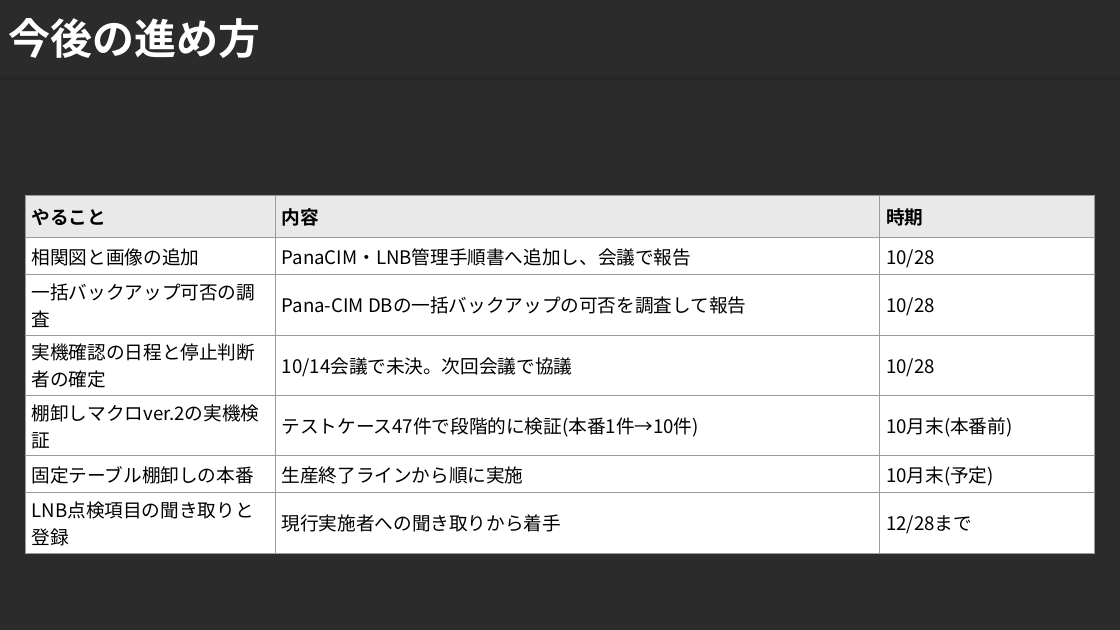
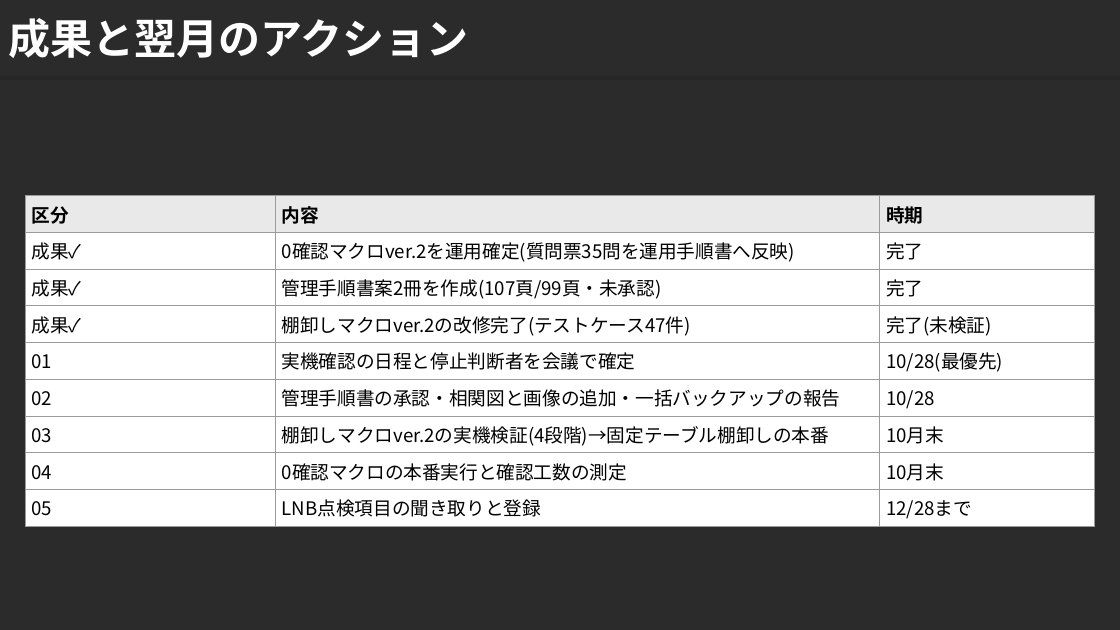
Before and after one commit to nk-shino/work_vault, a slide deck: slide 6 of workvault-sync/10_業務全般/業務報告/10月業務報告(篠原).pptx. Drawn at 1120x630 pixels with LibreOffice and Linux fonts; fonts in the diff are those of the drawing; background and template pictures are left out; a plain dark background stands for a picture behind light text. Boxes give left, top, right and bottom in pixels: in the first picture for what was removed or moved away, otherwise in the second. Text is boxed around its words. In the diff, an @@ line names an element or a change of style, - is before the commit and + after.

```diff
--- a/workvault-sync/10_業務全般/業務報告/10月業務報告(篠原).pptx
+++ b/workvault-sync/10_業務全般/業務報告/10月業務報告(篠原).pptx
@@ title at [8,18,468,58]: text changed @@
-今後の進め方
+成果と翌月のアクション
@@ table at [25,196,1096,527] @@
-row 1: やること | 内容 | 時期
-row 2: 相関図と画像の追加 | PanaCIM・LNB管理手順書へ追加し、会議で報告 | 10/28
-row 3: 一括バックアップ可否の調査 | Pana-CIM DBの一括バックアップの可否を調査して報告 | 10/28
-row 4: 実機確認の日程と停止判断者の確定 | 10/14会議で未決。次回会議で協議 | 10/28
-row 5: 棚卸しマクロver.2の実機検証 | テストケース47件で段階的に検証(本番1件→10件) | 10月末(本番前)
-row 6: 固定テーブル棚卸しの本番 | 生産終了ラインから順に実施 | 10月末(予定)
-row 7: LNB点検項目の聞き取りと登録 | 現行実施者への聞き取りから着手 | 12/28まで
+row 1: 区分 | 内容 | 時期
+row 2: 成果✓ | 0確認マクロver.2を運用確定(質問票35問を運用手順書へ反映) | 完了
+row 3: 成果✓ | 管理手順書案2冊を作成(107頁/99頁・未承認) | 完了
+row 4: 成果✓ | 棚卸しマクロver.2の改修完了(テストケース47件) | 完了(未検証)
+row 5: 01 | 実機確認の日程と停止判断者を会議で確定 | 10/28(最優先)
+row 6: 02 | 管理手順書の承認・相関図と画像の追加・一括バックアップの報告 | 10/28
+row 7: 03 | 棚卸しマクロver.2の実機検証(4段階)→固定テーブル棚卸しの本番 | 10月末
+row 8: 04 | 0確認マクロの本番実行と確認工数の測定 | 10月末
+row 9: 05 | LNB点検項目の聞き取りと登録 | 12/28まで
```
Also in this commit, not shown: 4 other slides changed, 4 other files.
